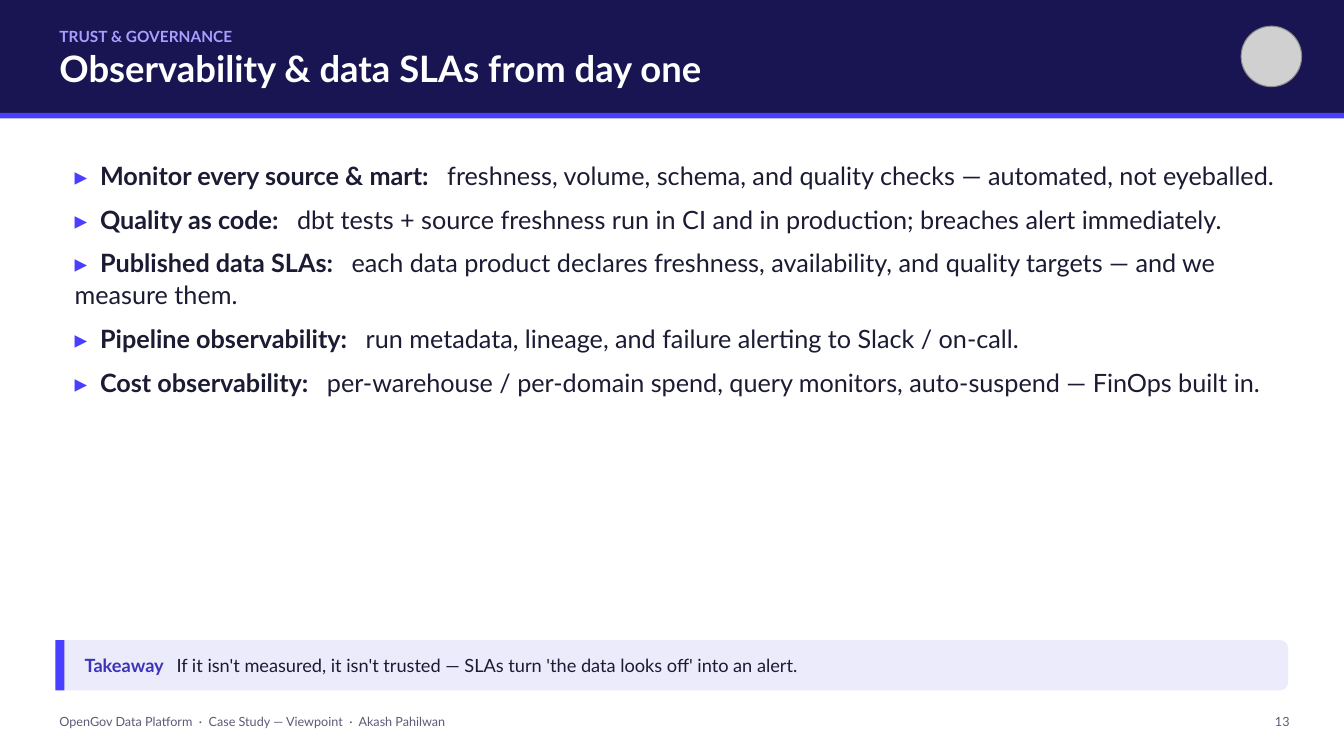
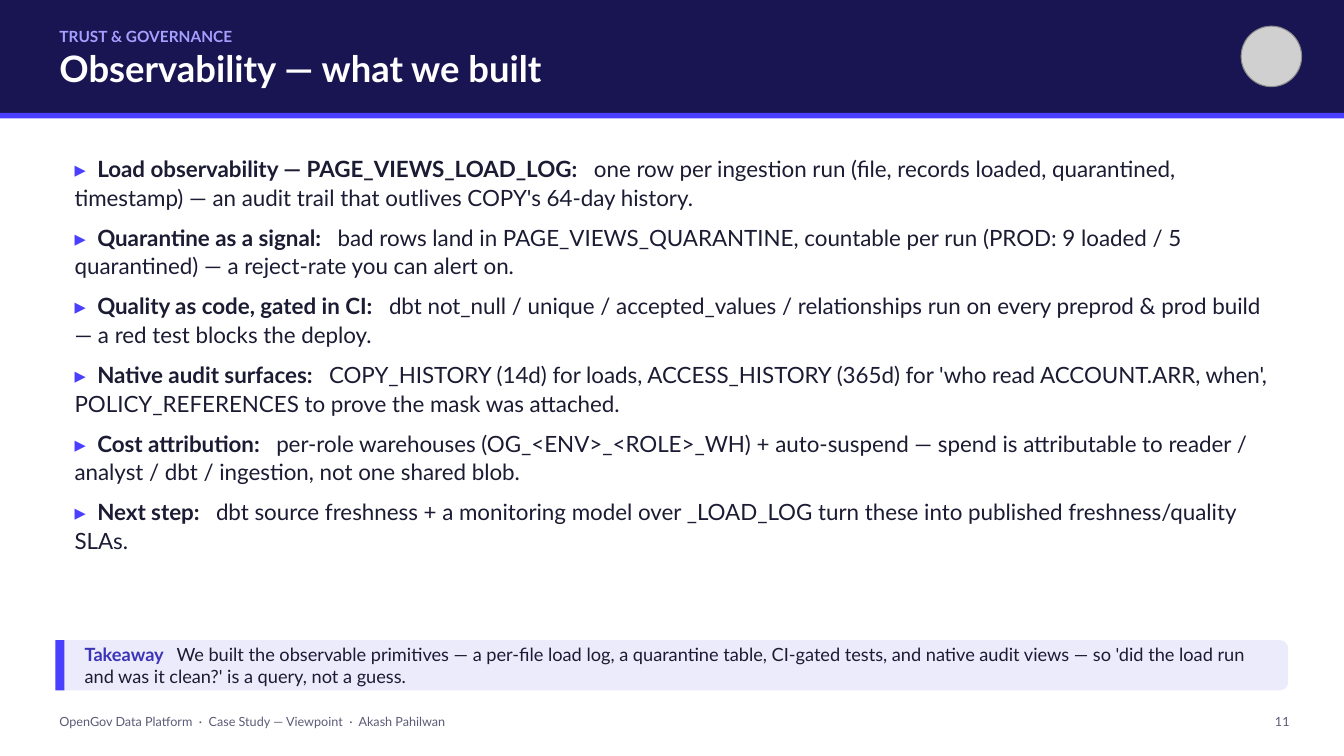
Before and after one commit to akashpahilwan/OpenGovPOC, a slide deck: slide 11 of presentation/OpenGov_Data_Platform_CaseStudy.pptx (slide 13 before the commit). Drawn at 1344x756 pixels with LibreOffice and Linux fonts; fonts in the diff are those of the drawing; grey boxes stand for pictures. Boxes give left, top, right and bottom in pixels: in the first picture for what was removed or moved away, otherwise in the second. Text is boxed around its words. In the diff, an @@ line names an element or a change of style, - is before the commit and + after.

```diff
--- a/presentation/OpenGov_Data_Platform_CaseStudy.pptx
+++ b/presentation/OpenGov_Data_Platform_CaseStudy.pptx
@@ text at box(59, 55, 541, 88): text changed @@
-Observability & data SLAs from day one
+Observability — what we built
@@ text at box(75, 160, 1267, 549): text changed; size 18 to 16 pt @@
-▸ Monitor every source & mart: freshness, volume, schema, and quality checks — automated, not eyeballed.
-▸ Quality as code: dbt tests + source freshness run in CI and in production; breaches alert immediately.
-▸ Published data SLAs: each data product declares freshness, availability, and quality targets — and we measure them.
-▸ Pipeline observability: run metadata, lineage, and failure alerting to Slack / on-call.
-▸ Cost observability: per-warehouse / per-domain spend, query monitors, auto-suspend — FinOps built in.
+▸ Load observability — PAGE_VIEWS_LOAD_LOG: one row per ingestion run (file, records loaded, quarantined, timestamp) — an audit trail that outlives COPY's 64-day history.
+▸ Quarantine as a signal: bad rows land in PAGE_VIEWS_QUARANTINE, countable per run (PROD: 9 loaded / 5 quarantined) — a reject-rate you can alert on.
+▸ Quality as code, gated in CI: dbt not_null / unique / accepted_values / relationships run on every preprod & prod build — a red test blocks the deploy.
+▸ Native audit surfaces: COPY_HISTORY (14d) for loads, ACCESS_HISTORY (365d) for 'who read ACCOUNT.ARR, when', POLICY_REFERENCES to prove the mask was attached.
+▸ Cost attribution: per-role warehouses (OG_<ENV>_<ROLE>_WH) + auto-suspend — spend is attributable to reader / analyst / dbt / ingestion, not one shared blob.
+▸ Next step: dbt source freshness + a monitoring model over _LOAD_LOG turn these into published freshness/quality SLAs.
@@ text at box(85, 647, 1245, 687): text changed @@
-Takeaway If it isn't measured, it isn't trusted — SLAs turn 'the data looks off' into an alert.
+Takeaway We built the observable primitives — a per-file load log, a quarantine table, CI-gated tests, and native audit views — so 'did the load run and was it clean?' is a query, not a guess.
@@ text at box(1275, 717, 1290, 726): text changed @@
-13
+11
```
Also in this commit, not shown: 21 other slides changed, 4 slides removed, 1 other file.
